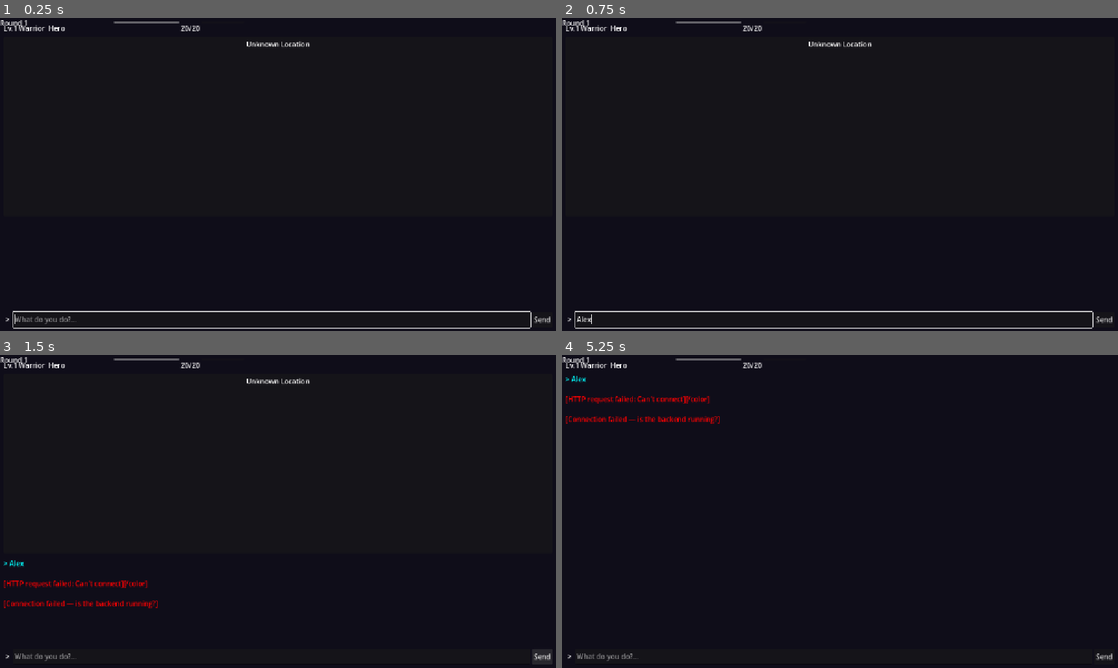
Above: before the commit, frames 1-4 (two rows, left to right).
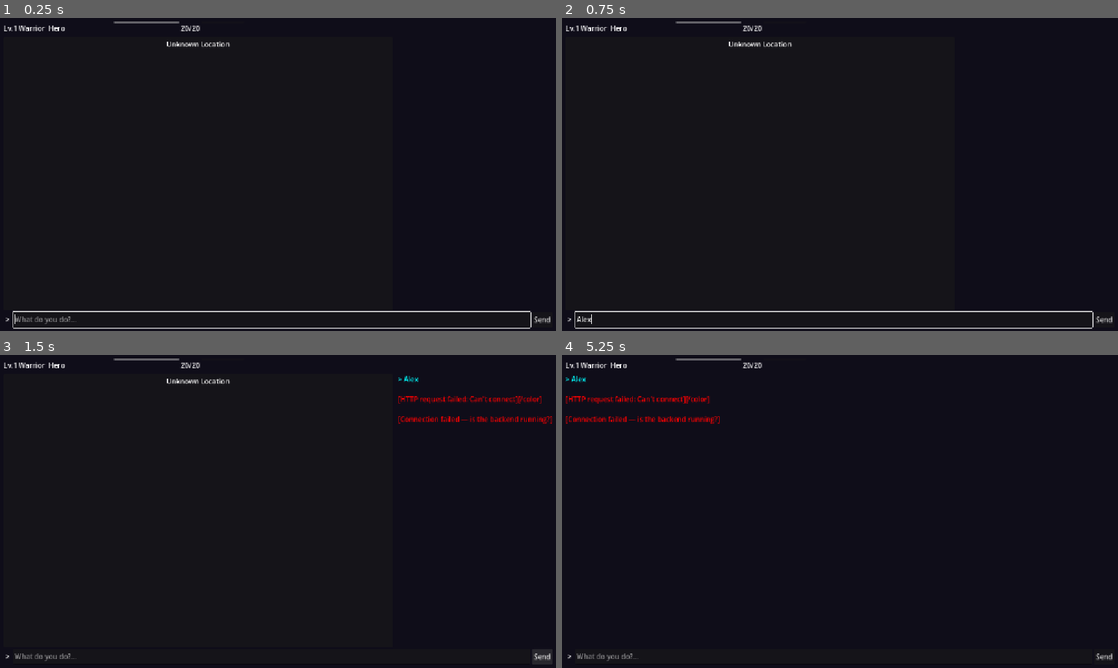
Above: after the commit, the same moments.

Repository: msbel5/ember-rpg
Game: Godot game, scene res://scenes/game_session.tscn
The game is run twice, just before and just after one commit, with the same random seed, the same clock (stepped at 60 frames per second) and the same inputs. This scene is started directly instead of the project's main scene.
Inputs (mouse positions are in pixels of both pictures, inside the frame that each line leads up to):
- Up to frame 1 (0.25 s): no input
- Up to frame 2 (0.75 s): click (834, 318) at 0.52 s; type "Alex" at 0.6 s
- Up to frame 3 (1.5 s): click "Send" at 1.25 s
- Up to frame 4 (5.25 s): click "Send" at 2 s; click "Send" at 2.75 s; tap Enter at 3.5, 5 s; drag from (840, 464) to (895, 442) at 3.52 s; tap Space at 4.25 s; drag from (728, 527) to (812, 574) at 4.27 s; move the mouse to (895, 442) at 5.02 s; tap M at 5.1 s; click (895, 442) at 5.17 s

The runs differ from the first frame. In frame 1, 0.3% of the frame differs, in the area x 0-56%, y 0-10%; in frame 2, 0.3%; in frame 3, 1.7%, in the area x 0-100%, y 0-81%; in frame 4, less than 0.1%.

Commit message:
UI: HSplit layout (map left, narrative right), prompt leak filter
- Layout changed from VSplit to HSplit: map panel left (stretch 2.5), narrative right (stretch 1.0)
- Added prompt leak detection in _clean_narrative() — blocks raw LLM prompts from displaying
- Fixed CombatHUD child node parent paths in .tscn

Co-Authored-By: Claude Opus 4.6 (1M context) <noreply@anthropic.com>

Diff:
--- a/godot-client/autoloads/game_state.gd
+++ b/godot-client/autoloads/game_state.gd
@@ -118,6 +118,25 @@
 	return location.replace("_", " ").capitalize()
 
 func _clean_narrative(text: String) -> String:
+	# Detect and block raw LLM prompt leaks
+	var lower = text.to_lower()
+	var prompt_markers = [
+		"generate merchant's response",
+		"generate npc response",
+		"generate response as they would",
+		"in character with their personality",
+		"respond as this character",
+		"you are a dungeon master",
+		"system prompt",
+		"[system]",
+		"[instruction]",
+		"initiate conversation",
+	]
+	for marker in prompt_markers:
+		if lower.contains(marker):
+			print("[GameState] Blocked prompt leak: %s" % text.substr(0, 80))
+			return "[i][color=gray]The DM considers their words...[/color][/i]"
+
 	# Remove markdown headers and clean technical names
 	var lines = text.split("\n")
 	var cleaned: Array[String] = []
--- a/godot-client/scenes/game_session.tscn
+++ b/godot-client/scenes/game_session.tscn
@@ -53,15 +53,15 @@
 custom_minimum_size = Vector2(100, 0)
 show_percentage = false
 
-[node name="ContentSplit" type="VSplitContainer" parent="MainLayout"]
+[node name="ContentSplit" type="HSplitContainer" parent="MainLayout"]
 layout_mode = 2
 size_flags_vertical = 3
 
 [node name="MapPanel" type="Panel" parent="MainLayout/ContentSplit"]
 layout_mode = 2
-custom_minimum_size = Vector2(0, 400)
-size_flags_vertical = 3
-size_flags_stretch_ratio = 2.0
+custom_minimum_size = Vector2(600, 0)
+size_flags_horizontal = 3
+size_flags_stretch_ratio = 2.5
 
 [node name="LocationLabel" type="Label" parent="MainLayout/ContentSplit/MapPanel"]
 layout_mode = 1
@@ -76,10 +76,32 @@
 text = "Unknown Location"
 horizontal_alignment = 1
 
+[node name="CombatHUD" type="PanelContainer" parent="MainLayout/ContentSplit/MapPanel"]
+visible = false
+layout_mode = 1
+anchors_preset = 1
+anchor_left = 1.0
+anchor_right = 1.0
+offset_left = -320.0
+offset_top = 30.0
+offset_right = -10.0
+offset_bottom = 230.0
+grow_horizontal = 0
+
+[node name="VBox" type="VBoxContainer" parent="MainLayout/ContentSplit/MapPanel/CombatHUD"]
+layout_mode = 2
+
+[node name="RoundLabel" type="Label" parent="MainLayout/ContentSplit/MapPanel/CombatHUD/VBox"]
+layout_mode = 2
+text = "Round 1"
+
+[node name="CombatantList" type="VBoxContainer" parent="MainLayout/ContentSplit/MapPanel/CombatHUD/VBox"]
+layout_mode = 2
+
 [node name="NarrativePanel" type="RichTextLabel" parent="MainLayout/ContentSplit"]
 layout_mode = 2
-custom_minimum_size = Vector2(0, 120)
-size_flags_vertical = 3
+custom_minimum_size = Vector2(300, 0)
+size_flags_horizontal = 3
 size_flags_stretch_ratio = 1.0
 bbcode_enabled = true
 text = ""
@@ -101,25 +123,3 @@
 [node name="SendButton" type="Button" parent="MainLayout/InputBar"]
 layout_mode = 2
 text = "Send"
-
-[node name="CombatHUD" type="PanelContainer" parent="MainLayout/ContentSplit/MapPanel"]
-visible = false
-layout_mode = 1
-anchors_preset = 1
-anchor_left = 1.0
-anchor_right = 1.0
-offset_left = -320.0
-offset_top = 30.0
-offset_right = -10.0
-offset_bottom = 230.0
-grow_horizontal = 0
-
-[node name="VBox" type="VBoxContainer" parent="CombatHUD"]
-layout_mode = 2
-
-[node name="RoundLabel" type="Label" parent="CombatHUD/VBox"]
-layout_mode = 2
-text = "Round 1"
-
-[node name="CombatantList" type="VBoxContainer" parent="CombatHUD/VBox"]
-layout_mode = 2
